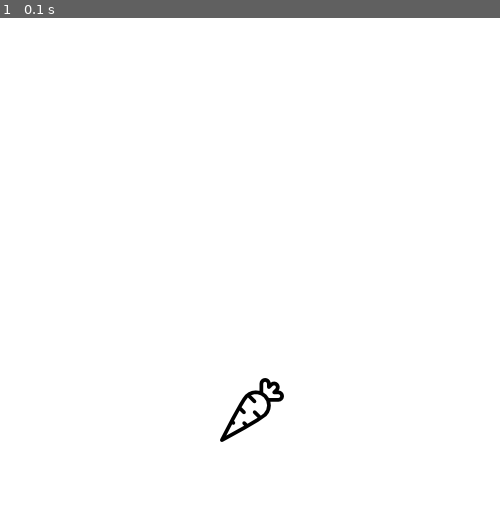
Above: before the commit, frame 1.
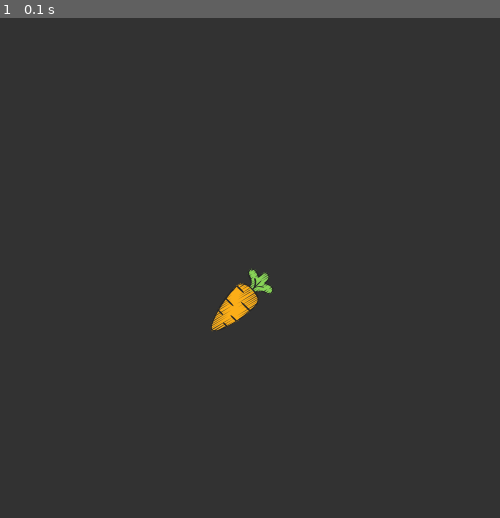
Above: after the commit, the same moment.

Repository: ViceRabbit/PyGameTesting
Game: pygame game, started from main.py
The game is run twice, just before and just after one commit, with the same random seed, the same clock (stepped at 60 frames per second) and the same inputs.
Inputs:
- Up to frame 1 (0.1 s): no input

The runs differ from the first frame. In frame 1, 100% of the frame differs, in the area x 0-100%, y 0-100%.

Commit message:
Code updates and blitted a new carrot! :)

Diff:
--- a/main.py
+++ b/main.py
@@ -13,8 +13,8 @@
 
 # P2 - Defining Player Object (for now i kept as carrot lo)
 carrotImg = pygame.image.load('carrot.png') # here im loading my carrot as its an image
-playerX = 220 # we dont know size of img well, 250 is half of screen size, so lowered it to 220
-playerY = 360 # close to 500, as we want it below
+playerX = 210 # we dont know size of img well, 250 is half of screen size, so lowered it to 220
+playerY = 250 # close to 500, as we want it below
 
 def player():
   # VVV this should take 2 parameters: thing to draw, and tuple of x and y coords, .blit basically means to draw; we
@@ -25,7 +25,7 @@
 # aka * Game Loop *
 active = True
 while active:
-  gameScreen.fill((255, 255, 255)) # background fill, ensure its in a tuple: .fill((R, G, B))
+  gameScreen.fill((50, 50, 50)) # background fill, ensure its in a tuple: .fill((R, G, B))
   # P2: game.Screen should be filled BEFORE any blits! because pygame is drawing them in order!
   for event in pygame.event.get(): # we need a function to close the window!!!!
     if event.type == pygame.QUIT: # so basically pygame.QUIT is the closing window event thing and we chec
Binary file changed: carrot.png
